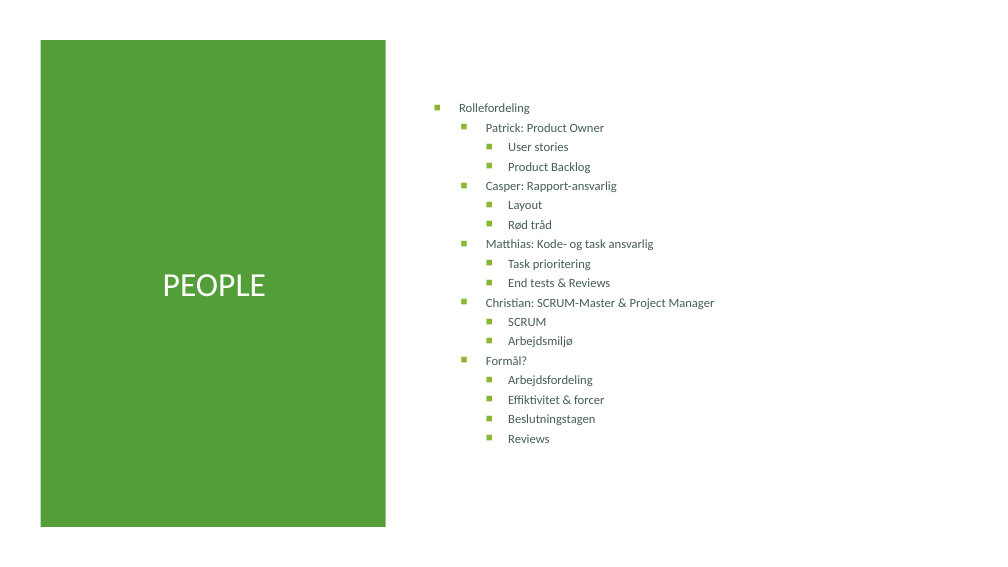
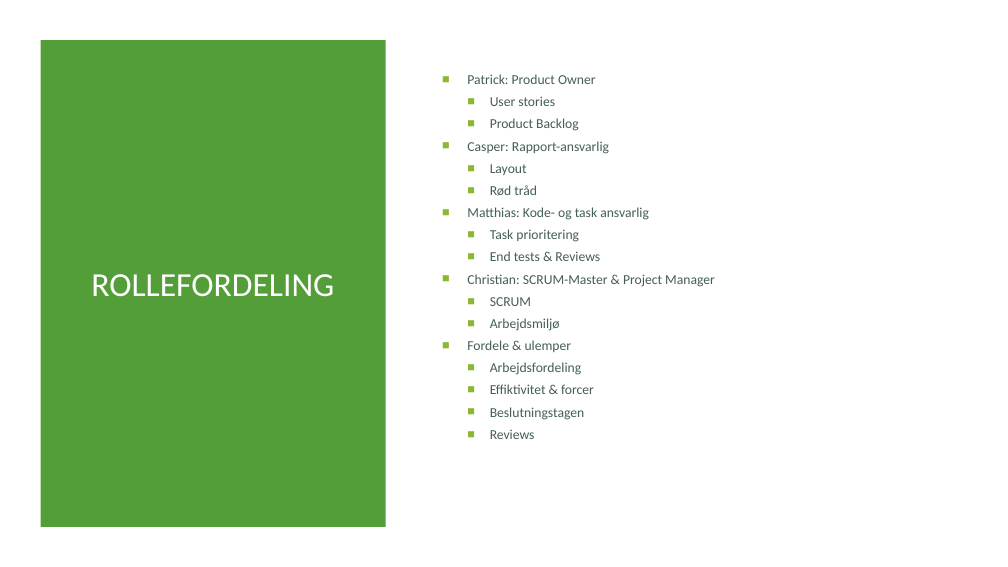
Before and after one commit to C-Strunge/3.SemesterSWD-Eksamen.Final, a slide deck: slide 3 of The Next præsentation.pptx. Drawn at 1008x567 pixels with LibreOffice and Linux fonts; fonts in the diff are those of the drawing. Boxes give left, top, right and bottom in pixels: in the first picture for what was removed or moved away, otherwise in the second. Text is boxed around its words. In the diff, an @@ line names an element or a change of style, - is before the commit and + after.

```diff
--- a/The Next præsentation.pptx
+++ b/The Next præsentation.pptx
@@ text "Patrick: Product Owner": place and size @@
-text "Patrick: Product Owner" at [459, 103, 715, 443]
+text "Patrick: Product Owner" at [467, 74, 715, 439]
@@ text at [467, 74, 715, 439]: size 12 to 13 pt; line spacing 0.7 to 0.8 @@
@@ text at [459, 103, 530, 114]: paragraph removed @@
-■ Rollefordeling
@@ title at [91, 274, 334, 297]: text changed @@
-PEOPLE
+ROLLEFORDELING
@@ text at [467, 340, 572, 352]: text changed; size 12 to 13 pt @@
-  ■ Formål?
+  ■ Fordele & ulemper
```
Also in this commit, not shown: 3 other slides changed.
